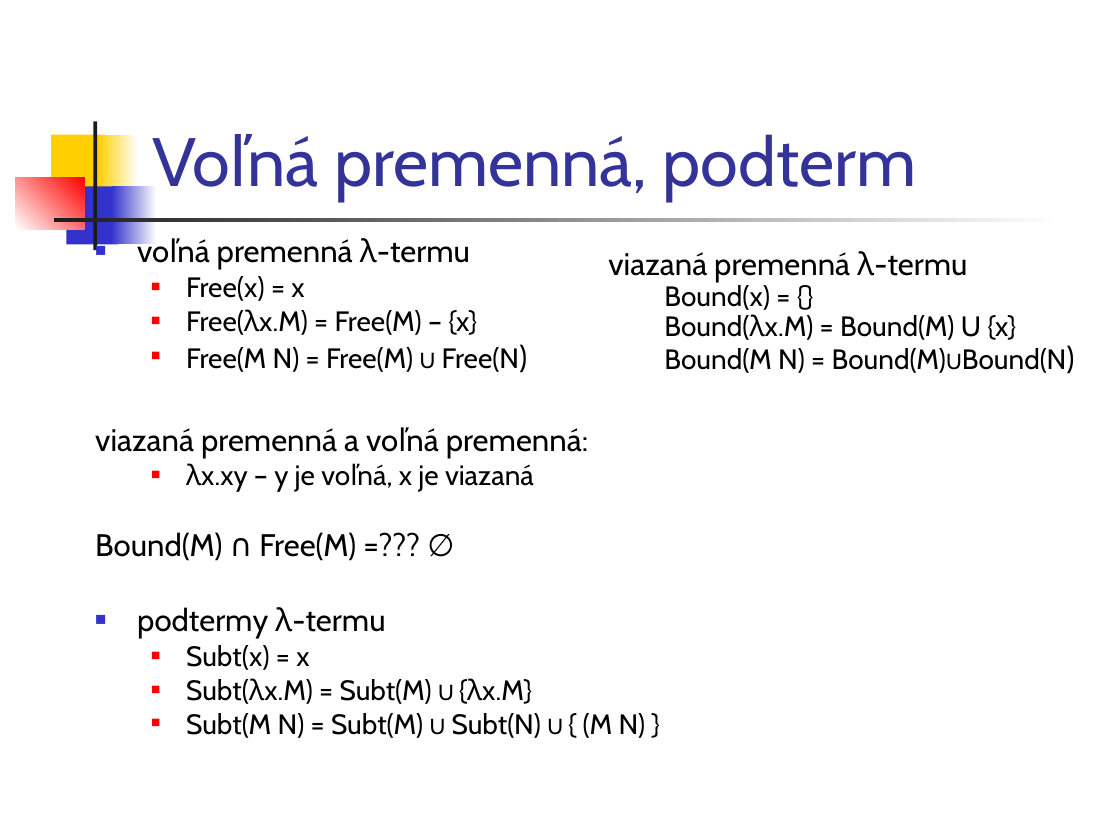
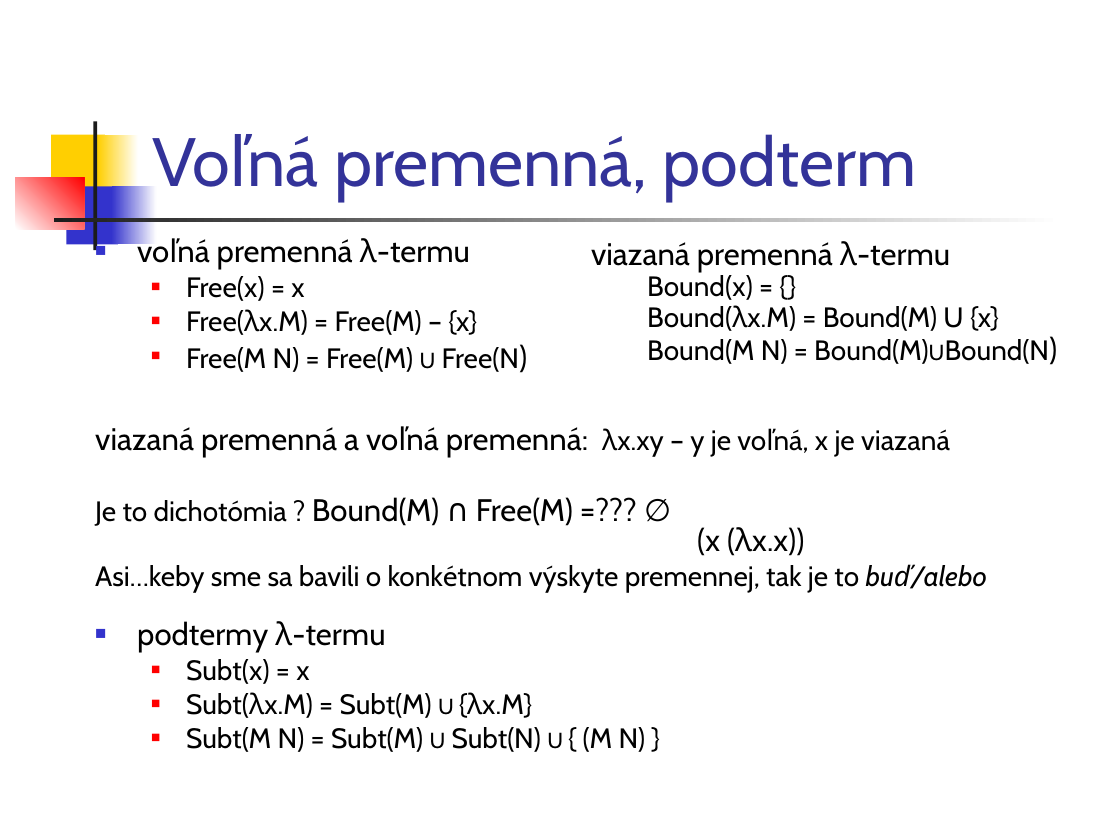
Before and after one commit to Funkcionalne/Prednasky, a slide deck: slide 13 of 05/05_fpro.ppt. Drawn at 1120x840 pixels with LibreOffice and Linux fonts; fonts in the diff are those of the drawing. Boxes give left, top, right and bottom in pixels: in the first picture for what was removed or moved away, otherwise in the second. Text is boxed around its words. In the diff, an @@ line names an element or a change of style, - is before the commit and + after.

```diff
--- a/05/05_fpro.ppt
+++ b/05/05_fpro.ppt
@@ text "viazaná premenná λ-termu": place and size @@
-text "viazaná premenná λ-termu" at <box>608,251,1067,373</box>
+text "viazaná premenná λ-termu" at <box>591,241,1050,364</box>
@@ text at <box>95,427,987,592</box>: text changed; size 20 to 18 pt @@
-viazaná premenná a voľná premenná:
-  ■ λx.xy – y je voľná, x je viazaná
-Bound(M) ∩ Free(M) =??? ∅
+viazaná premenná a voľná premenná: λx.xy – y je voľná, x je viazaná
+Je to dichotómia ? Bound(M) ∩ Free(M) =??? ∅ (x (λx.x))
+Asi…keby sme sa bavili o konkétnom výskyte premennej, tak je to buď/alebo
```
Also in this commit, not shown: 20 other slides changed, 2 slides added, 1 other file.
